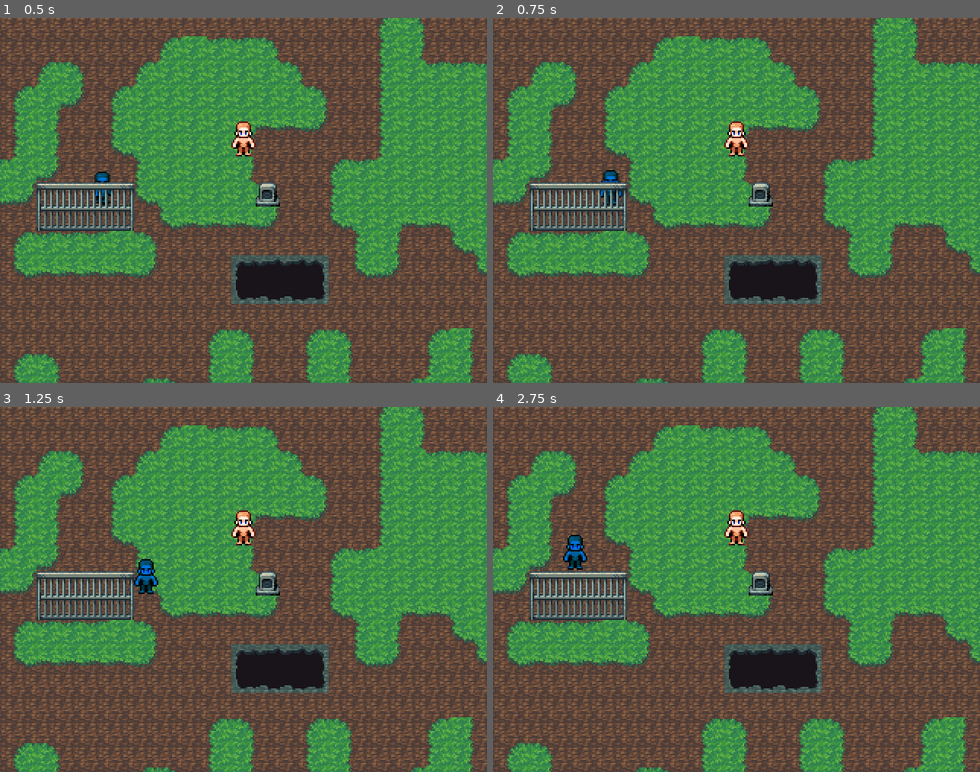
Above: before the commit, frames 1-4 (two rows, left to right).
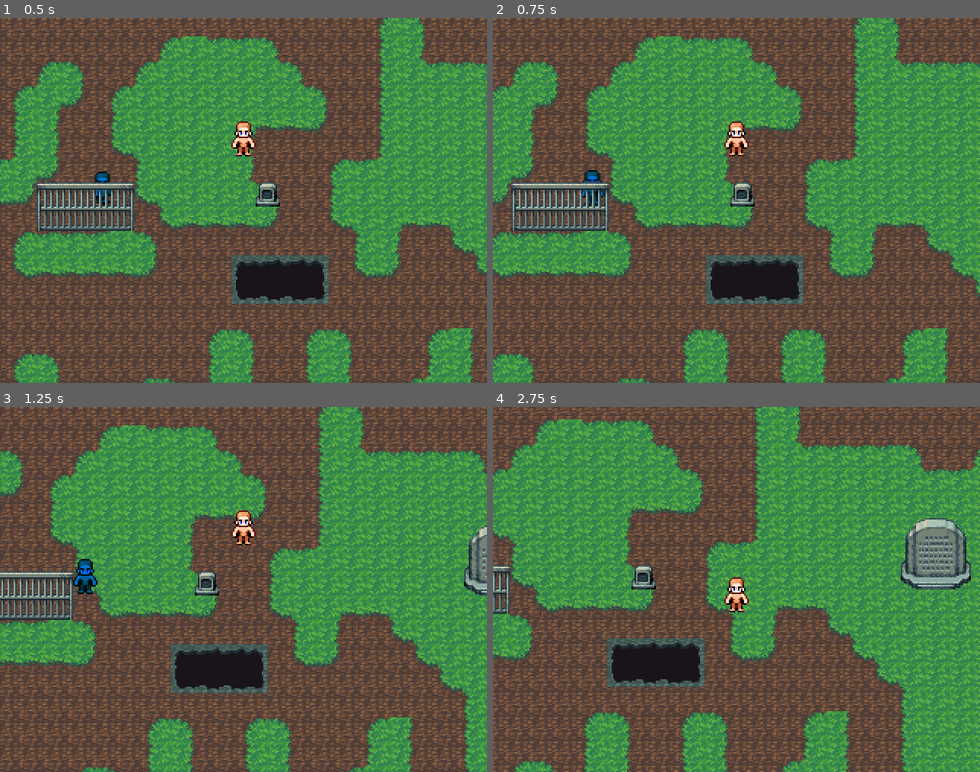
Above: after the commit, the same moments.

Repository: weinStag/cursed-rest
Game: Godot game, scene res://Scenes/gameview.tscn
The game is run twice, just before and just after one commit, with the same random seed, the same clock (stepped at 60 frames per second) and the same inputs.
Inputs:
- Up to frame 1 (0.5 s): no input
- Up to frame 2 (0.75 s): hold Right (ui_right) from 0.53 s (still down)
- Up to frame 3 (1.25 s): keep holding Right (ui_right); tap Z (ui_accept) at 0.77 s
- Up to frame 4 (2.75 s): release Right (ui_right) at 1.28 s; hold Down (ui_down) 1.28-2.03 s; tap Z (ui_accept) at 1.52 s; hold Right (ui_right) from 2.03 s (still down)

Frame 1 is identical in both runs. In frame 2, 44% of the frame differs, in the area x 0-100%, y 0-100%; in frame 3, 57%; in frame 4, 66%.
Error before the commit: Parse Error: Identifier "grid_position" not declared in the current scope. (res://Scripts/Pawns/Types/player.gd:71)

Commit message:
fix: new player movement set

Diff:
--- a/Scripts/Pawns/Types/player.gd
+++ b/Scripts/Pawns/Types/player.gd
@@ -67,42 +67,40 @@
     is_rolling = true
     can_roll = false
 
-    # Calcula a posição final do roll
-    var roll_target: Vector2i = grid_position + (cur_direction * roll_distance)
+    # Tenta mover múltiplas células na direção do roll
+    var cells_moved: int = 0
+    var last_valid_position: Vector2 = position
 
-    # Verifica colisões no caminho do roll
-    var final_position: Vector2i = grid_position
+    # Tenta rolar pela distância especificada
     for i in range(1, roll_distance + 1):
-        var check_pos: Vector2i = grid_position + (cur_direction * i)
-        var next_pos: Vector2i = Grid.request_move(self, cur_direction, check_pos)
+        var target_position: Vector2 = Grid.request_move(self, cur_direction)
 
-        if next_pos:
-            final_position = check_pos
+        if target_position:
+            last_valid_position = target_position
+            cells_moved += 1
         else:
             break  # Para se encontrar obstáculo
 
-    # Executa o movimento do roll
-    if final_position != grid_position:
+    # Executa o movimento do roll se conseguiu mover pelo menos 1 célula
+    if cells_moved > 0:
         # Animação de roll (você pode personalizar)
         set_anim_direction(cur_direction)
         # Aqui você pode adicionar uma animação específica de roll
         # Ex: $AnimationPlayer.play("roll_" + get_direction_name())
 
-        roll_to(final_position)
+        roll_to(last_valid_position)
     else:
         # Se não conseguiu rolar, cancela o roll
         finish_roll()
 
-func roll_to(target: Vector2i):
+func roll_to(target: Vector2):
     """Move o player para a posição alvo com velocidade de roll"""
     is_moving = true
-    grid_position = target
 
-    var target_world_pos: Vector2 = Grid.grid_to_world(target)
-    var roll_duration: float = base_speed / roll_speed_mult
+    var roll_duration: float = (walk_anim_length / base_speed) / roll_speed_mult
 
     move_tween = create_tween()
-    move_tween.tween_property(self, "position", target_world_pos, roll_duration)
+    move_tween.tween_property(self, "position", target, roll_duration)
     move_tween.finished.connect(_on_roll_finished)
 
 func _on_roll_finished():
